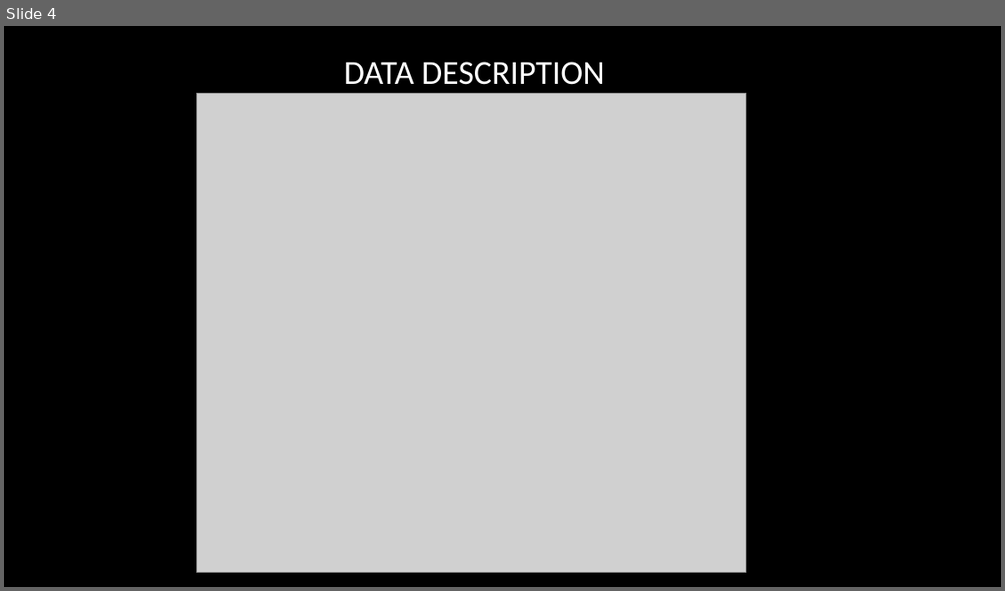
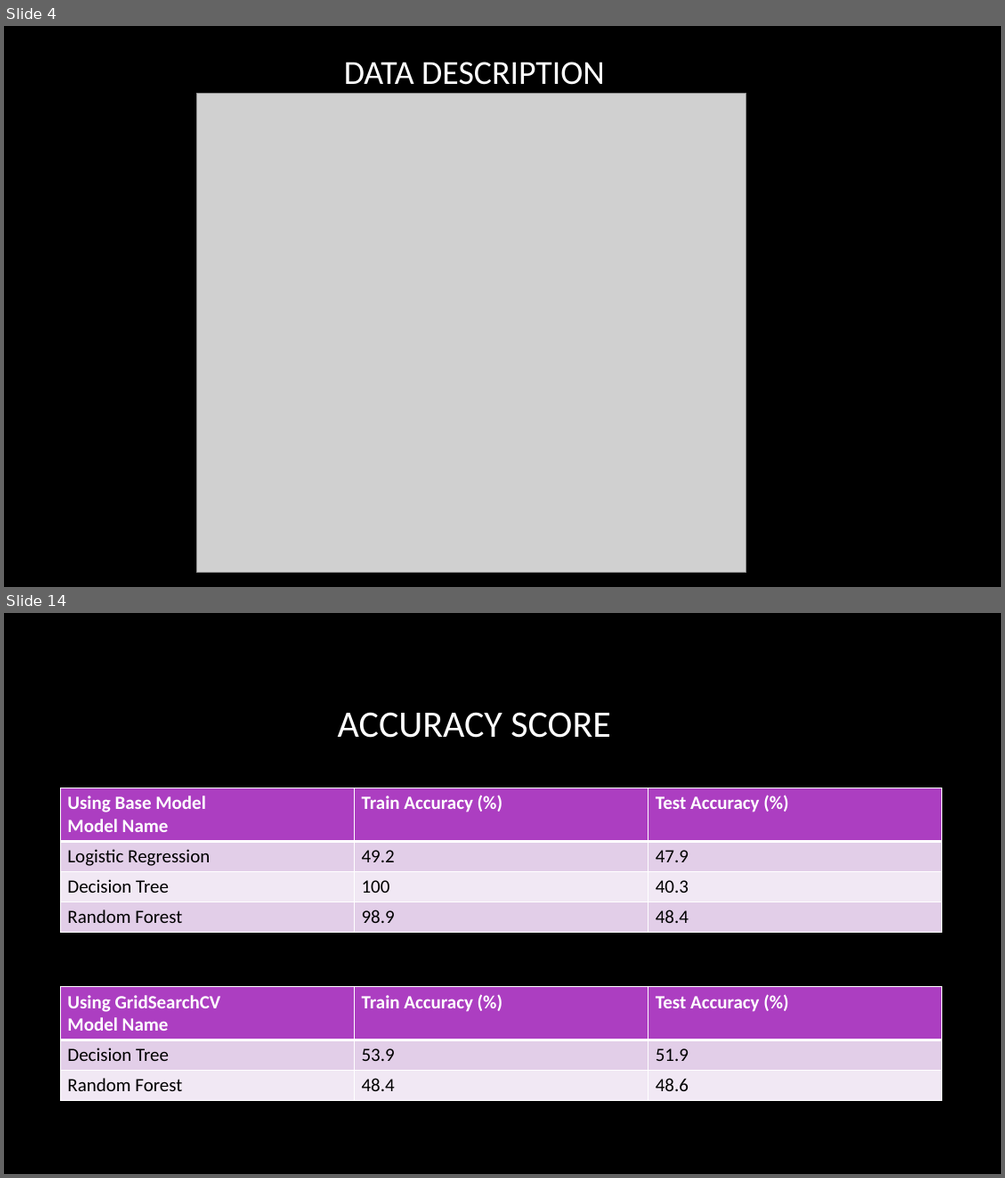
Before and after one commit to rajgupta-github/MachineLearning-with-Python, a slide deck: projects/PrudentialInsurancePrediction/MLFoundation Project - Insurance risk prediction.pptx. Shown one above the other, each under a label of ours: slide 4 before the commit, slides 4 and 14 after it; the slides between them are not shown. The pictures are 1005x591 and 1005x1178 pixels, drawn with LibreOffice and Linux fonts; fonts in the diff are those of the drawing; grey boxes stand for pictures; background and template pictures are left out. Boxes give left, top, right and bottom in pixels: in the first picture for what was removed or moved away, otherwise in the second. Text is boxed around its words. In the diff, an @@ line names an element or a change of style, - is before the commit and + after.

```diff
--- a/projects/PrudentialInsurancePrediction/MLFoundation Project - Insurance risk prediction.pptx
+++ b/projects/PrudentialInsurancePrediction/MLFoundation Project - Insurance risk prediction.pptx
@@ slide 14 added at [4, 613, 1001, 1174], background picture (left out) @@
@@ title added at [338, 712, 610, 738], 36 pt, text #FFFFFF @@
+ACCURACY SCORE
@@ table added at [60, 788, 942, 930], 4 rows, 3 columns @@
+Using Base Model / Model Name | Train Accuracy (%) | Test Accuracy (%)
+Logistic Regression | 49.2 | 47.9
+Decision Tree | 100 | 40.3
+Random Forest | 98.9 | 48.4
@@ table added at [60, 987, 942, 1099], 3 rows, 3 columns @@
+Using GridSearchCV / Model Name | Train Accuracy (%) | Test Accuracy (%)
+Decision Tree | 53.9 | 51.9
+Random Forest | 48.4 | 48.6
```
Also in this commit, not shown: 5 slides changed, 6 other slides added, 5 other files.
